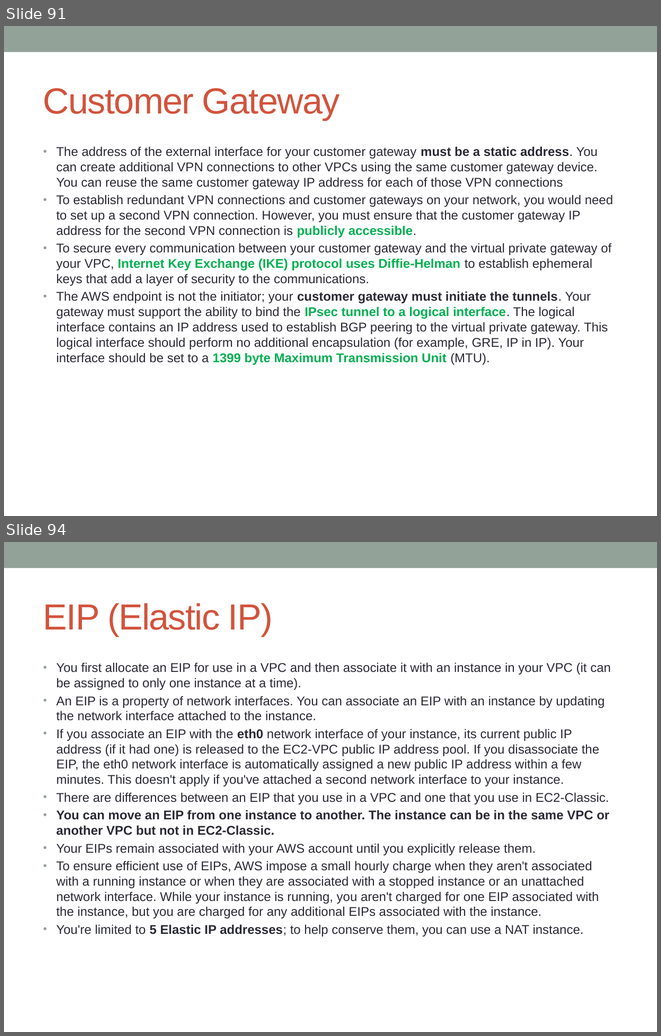
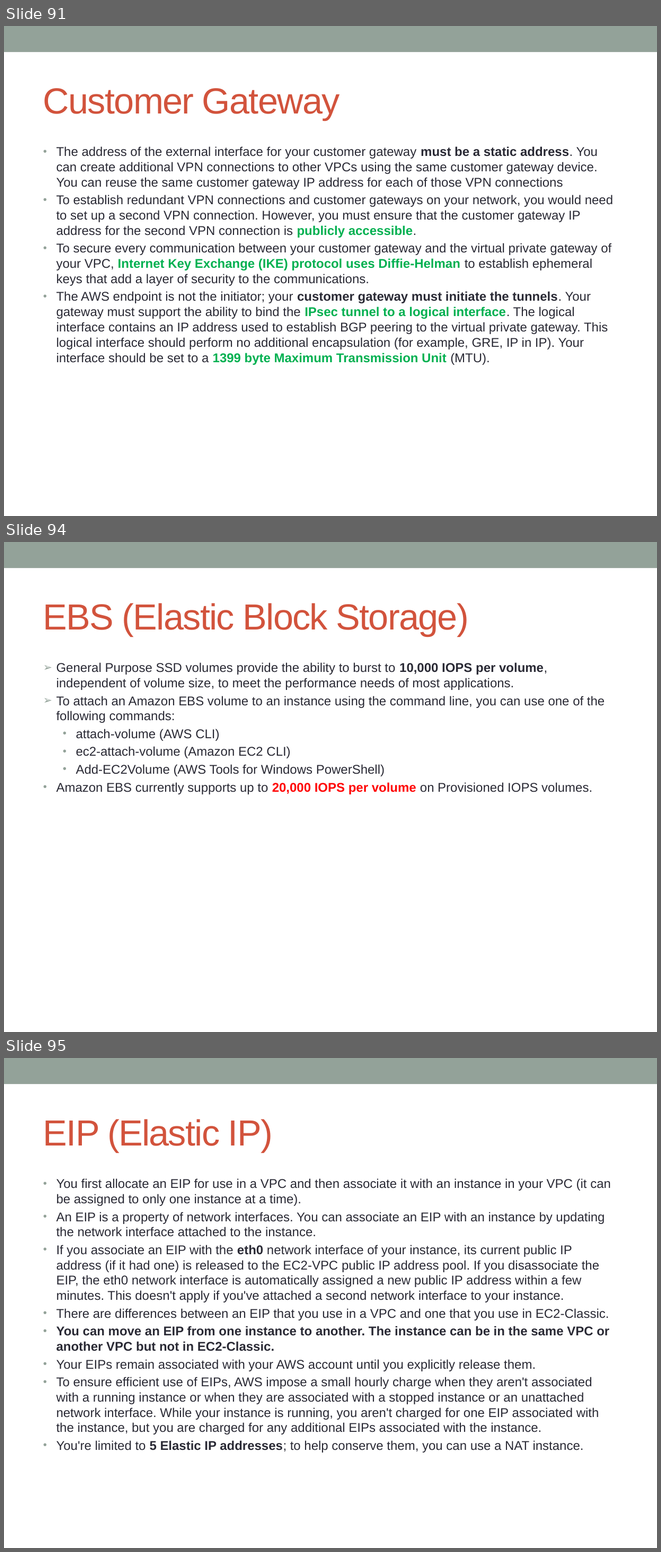
Before and after one commit to notionquest/ProjectDocumentation, a slide deck: AWS_Solution_Architect.pptx. Shown one above the other, each under a label of ours: slides 91 and 94 before the commit, slides 91, 94 and 95 after it; the slides between them are not shown. The pictures are 661x1036 and 661x1552 pixels, drawn with LibreOffice and Linux fonts; fonts in the diff are those of the drawing. Boxes give left, top, right and bottom in pixels: in the first picture for what was removed or moved away, otherwise in the second. Text is boxed around its words. In the diff, an @@ line names an element or a change of style, - is before the commit and + after.

```diff
--- a/AWS_Solution_Architect.pptx
+++ b/AWS_Solution_Architect.pptx
@@ slide 94 added at bbox=[4, 542, 657, 1032], background #FFFFFF; not listed: 1 template element that a slide beside it also shows @@
@@ title added at bbox=[43, 603, 469, 636], 40 pt, text #D2533C @@
+EBS (Elastic Block Storage)
@@ text added at bbox=[56, 662, 604, 794], 14 pt, text #292934 @@
+➢ General Purpose SSD volumes provide the ability to burst to 10,000 IOPS per volume, independent of volume size, to meet the performance needs of most applications.
+➢ To attach an Amazon EBS volume to an instance using the command line, you can use one of the following commands:
+  • attach-volume (AWS CLI)
+  • ec2-attach-volume (Amazon EC2 CLI)
+  • Add-EC2Volume (AWS Tools for Windows PowerShell)
+• Amazon EBS currently supports up to 20,000 IOPS per volume on Provisioned IOPS volumes.
@@ what was slide 94 is now slide 95 @@
```
Also in this commit, not shown: 4 slides changed.
